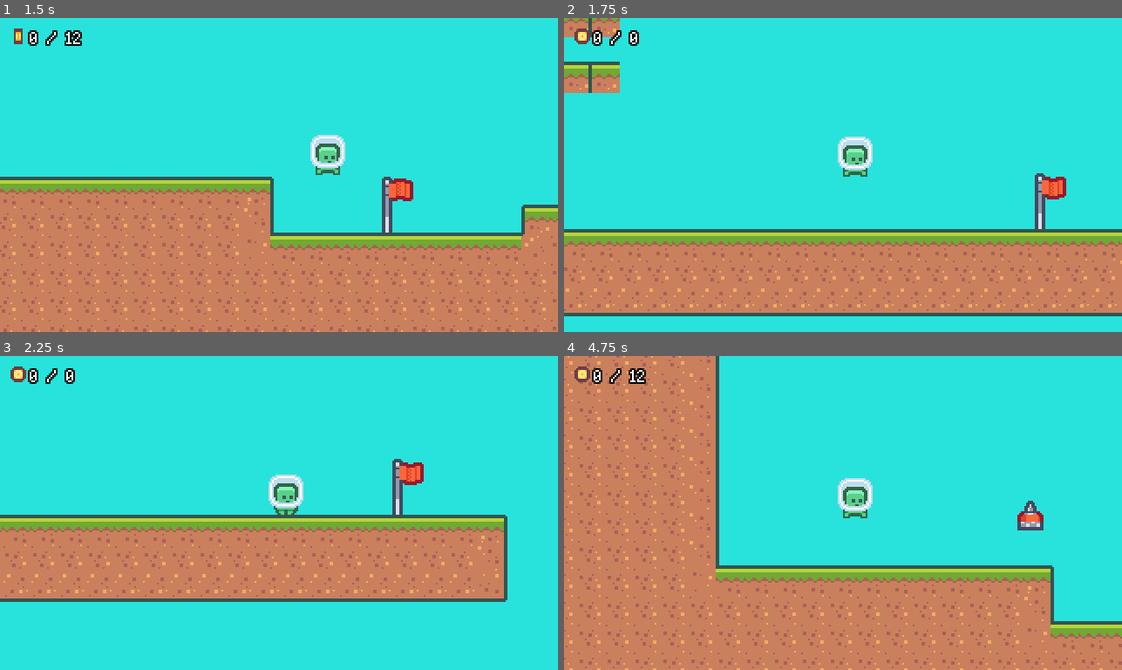
Above: before the commit, frames 1-4 (two rows, left to right).
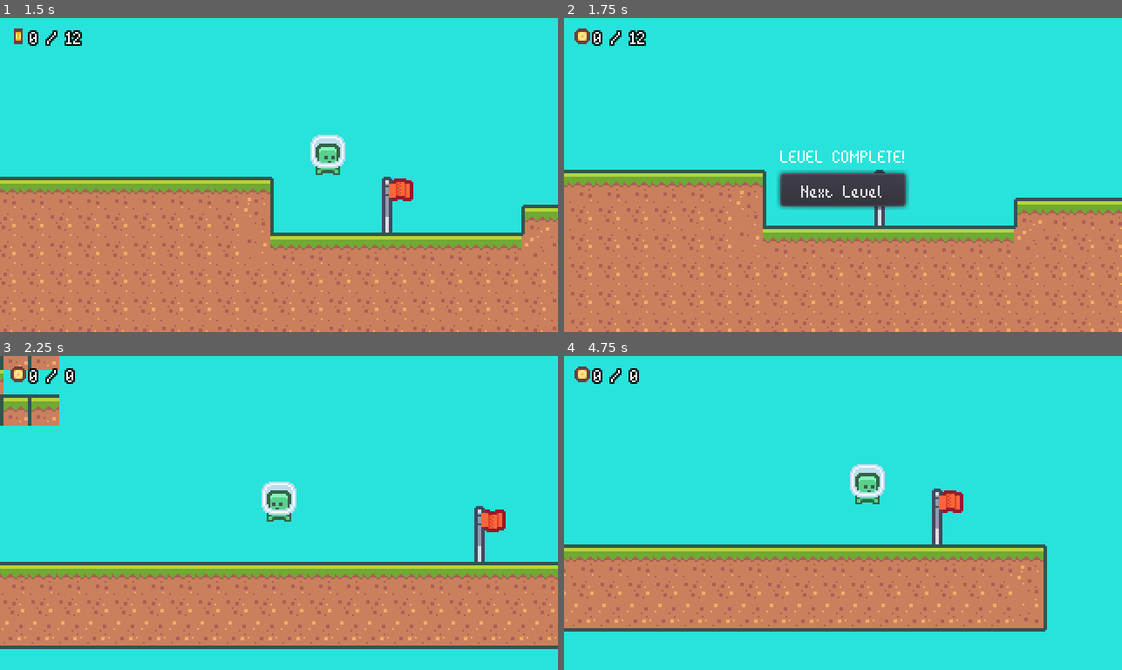
Above: after the commit, the same moments.

Repository: tiagoskaterock/GodotPlatformer
Game: Godot game, scene res://Scenes/Main.tscn
Two runs of this game, one before a commit and one after it. Both use one fixed random seed, a clock stepped at 60 frames per second and the inputs below.
Inputs (mouse positions are in pixels of both pictures, inside the frame that each line leads up to):
- Up to frame 1 (1.5 s): hold D (move_right) from 0.53 s (still down); tap Keypad 1 (dash) at 0.6, 1.35 s; tap W (jump) at 0.77 s
- Up to frame 2 (1.75 s): keep holding D (move_right); tap W (jump) at 1.52 s
- Up to frame 3 (2.25 s): release D (move_right) at 2 s; click (279, 528) at 2 s, where only the run after the commit has a clickable "Next Level"
- Up to frame 4 (4.75 s): hold A (move_left) 2.78-3.53 s; tap Keypad 1 (dash) at 2.85, 3.6, 4.35 s; hold D (move_right) from 3.53 s (still down); tap W (jump) at 3.77, 4.52 s

Frame 1 is identical in both runs. In frame 2, 29% of the frame differs, in the area x 0-100%, y 0-100%; in frame 3, 39%; in frame 4, 43%.

Commit message:
29. Level Complete UI

Diff:
--- a/Resources/theme.tres
+++ b/Resources/theme.tres
@@ -4,3 +4,7 @@
 
 [resource]
 default_font = ExtResource( 1 )
+MarginContainer/constants/margin_bottom = 4
+MarginContainer/constants/margin_left = 4
+MarginContainer/constants/margin_right = 4
+MarginContainer/constants/margin_top = 4
--- a/Scenes/BaseLevel.tscn
+++ b/Scenes/BaseLevel.tscn
@@ -6,6 +6,7 @@
 [ext_resource path="res://UI/LevelUi.tscn" type="PackedScene" id=4]
 [ext_resource path="res://Scripts/BaseLevel.gd" type="Script" id=5]
 [ext_resource path="res://Scenes/Flag.tscn" type="PackedScene" id=6]
+[ext_resource path="res://UI/LevelComplete.tscn" type="PackedScene" id=7]
 
 [sub_resource type="ConvexPolygonShape2D" id=2]
 points = PoolVector2Array( 0, 0, 18, 0, 18, 18, 0, 18 )
@@ -152,6 +153,7 @@
 
 [node name="BaseLevel" type="Node2D" groups=["base_level"]]
 script = ExtResource( 5 )
+levelCompleteScene = ExtResource( 7 )
 
 [node name="TileMap" type="TileMap" parent="."]
 tile_set = SubResource( 15 )
--- a/Scripts/BaseLevel.gd
+++ b/Scripts/BaseLevel.gd
@@ -1,6 +1,8 @@
 extends Node2D
 
 signal coin_total_changed
+
+export(PackedScene) var levelCompleteScene
 
 var player_scene = preload("res://Scenes/Player.tscn")
 var spawn_position = Vector2.ZERO
@@ -44,4 +46,7 @@
 
 
 func on_player_won():
-	$"/root/LevelManager".increment_level()
+	current_player_node.queue_free()
+	var levelComplete = levelCompleteScene.instance()
+	add_child(levelComplete)
+	# $"/root/LevelManager".increment_level()
--- /dev/null
+++ b/Scripts/LevelComplete.gd
@@ -0,0 +1,13 @@
+extends CanvasLayer
+
+func _ready():
+	$MarginContainer/VBoxContainer/Button.connect("pressed", self, "on_next_button_pressed")
+
+
+func on_next_button_pressed():
+	$"/root/LevelManager".increment_level()
+
+
+# Called every frame. 'delta' is the elapsed time since the previous frame.
+#func _process(delta):
+#	pass
--- /dev/null
+++ b/UI/LevelComplete.tscn
@@ -0,0 +1,34 @@
+[gd_scene load_steps=3 format=2]
+
+[ext_resource path="res://Resources/theme.tres" type="Theme" id=1]
+[ext_resource path="res://Scripts/LevelComplete.gd" type="Script" id=2]
+
+[node name="LevelComplete" type="CanvasLayer"]
+script = ExtResource( 2 )
+__meta__ = {
+"_editor_description_": "Level Complete!"
+}
+
+[node name="MarginContainer" type="MarginContainer" parent="."]
+anchor_right = 1.0
+anchor_bottom = 1.0
+theme = ExtResource( 1 )
+
+[node name="VBoxContainer" type="VBoxContainer" parent="MarginContainer"]
+margin_left = 124.0
+margin_top = 72.0
+margin_right = 196.0
+margin_bottom = 108.0
+size_flags_horizontal = 4
+size_flags_vertical = 4
+
+[node name="Label" type="Label" parent="MarginContainer/VBoxContainer"]
+margin_right = 72.0
+margin_bottom = 13.0
+text = "LEVEL COMPLETE!"
+
+[node name="Button" type="Button" parent="MarginContainer/VBoxContainer"]
+margin_top = 17.0
+margin_right = 72.0
+margin_bottom = 36.0
+text = "Next Level"
--- a/UI/LevelUi.tscn
+++ b/UI/LevelUi.tscn
@@ -20,10 +20,6 @@
 anchor_bottom = 1.0
 mouse_filter = 2
 theme = ExtResource( 1 )
-custom_constants/margin_right = 4
-custom_constants/margin_top = 4
-custom_constants/margin_left = 4
-custom_constants/margin_bottom = 4
 
 [node name="HBoxContainer" type="HBoxContainer" parent="MarginContainer"]
 margin_left = 4.0
Not shown: 1 places in Scenes/BaseLevel.tscn that only renumber resources
